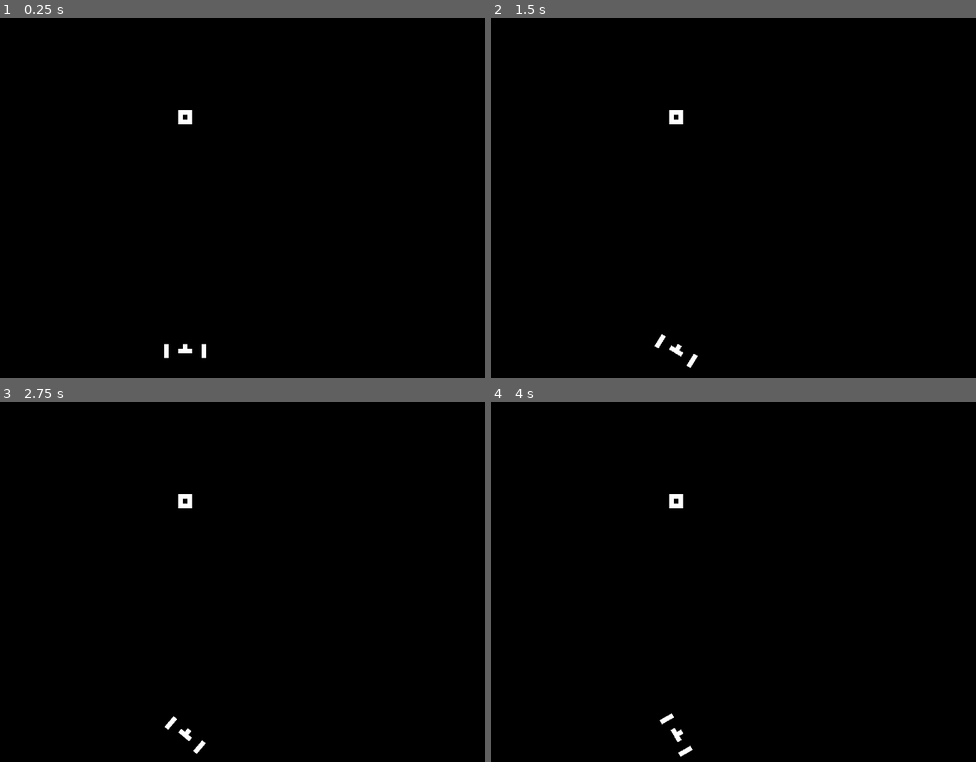
Above: before the commit, frames 1-4 (two rows, left to right).
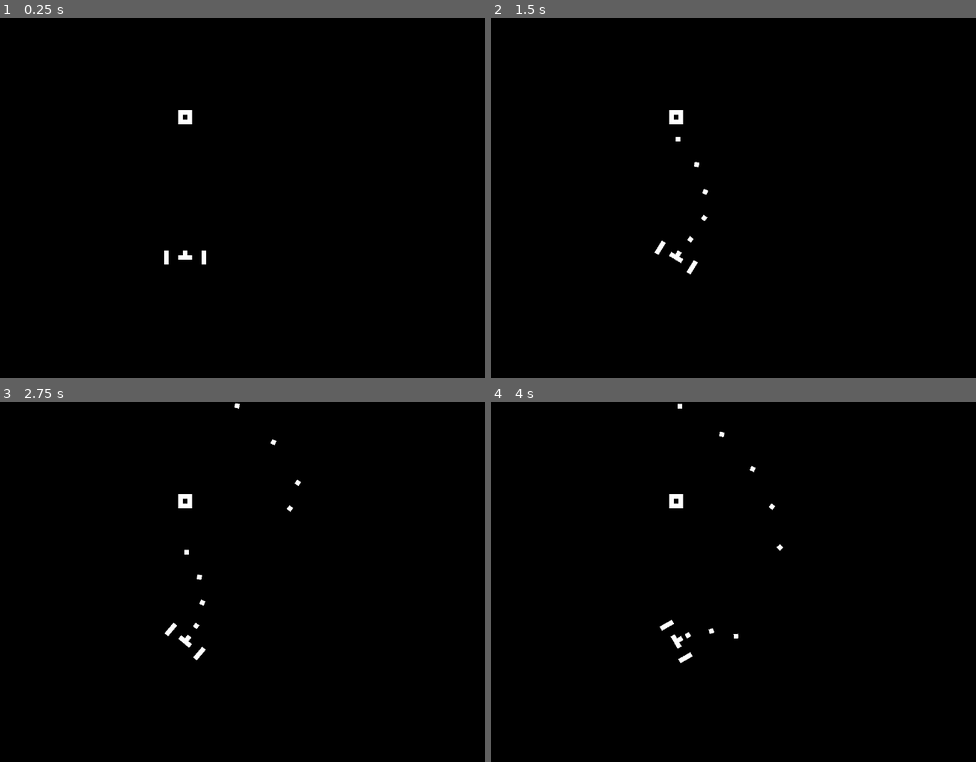
Above: after the commit, the same moments.

Repository: xphere/innerspace-lite-godot-jam-2018
Game: Godot game, scene res://scenes/World.tscn
Two runs of this game, one before a commit and one after it. Both use one fixed random seed, a clock stepped at 60 frames per second and the inputs below.
Inputs:
- Up to frame 1 (0.25 s): no input
- Up to frame 2 (1.5 s): tap Enter at 0.5 s; hold Right (ui_right) 0.53-1.28 s; hold Up (fire, bound only after the commit) 0.53-1.28 s; hold Left (ui_left) from 1.28 s (still down); tap Up (fire, bound only after the commit) at 1.35 s
- Up to frame 3 (2.75 s): release Left (ui_left) at 2.03 s; hold Right (ui_right) from 2.03 s (still down); hold Up (fire, bound only after the commit) from 2.03 s (still down)
- Up to frame 4 (4 s): release Up (fire, bound only after the commit) at 2.78 s; tap Up (fire, bound only after the commit) at 2.85 s; release Right (ui_right) at 3.53 s; hold Left (ui_left) from 3.53 s (still down); hold Up (fire, bound only after the commit) from 3.53 s (still down)

The runs differ from the first frame. In frame 1, 0.3% of the frame differs, in the area x 33-43%, y 64-95%; in frame 2, 0.4%; in frame 3, 0.4%; in frame 4, 0.4%, in the area x 34-61%, y 0-99%.

Commit message:
bullet hell!

Diff:
--- a/project.godot
+++ b/project.godot
@@ -21,6 +21,17 @@
 window/size/resizable=false
 window/dpi/allow_hidpi=true
 
+[input]
+
+rotate_left=[ Object(InputEventKey,"resource_local_to_scene":false,"resource_name":"","device":0,"alt":false,"shift":false,"control":false,"meta":false,"command":false,"pressed":false,"scancode":16777231,"unicode":0,"echo":false,"script":null)
+ ]
+rotate_right=[ Object(InputEventKey,"resource_local_to_scene":false,"resource_name":"","device":0,"alt":false,"shift":false,"control":false,"meta":false,"command":false,"pressed":false,"scancode":16777233,"unicode":0,"echo":false,"script":null)
+ ]
+fire=[ Object(InputEventKey,"resource_local_to_scene":false,"resource_name":"","device":0,"alt":false,"shift":false,"control":false,"meta":false,"command":false,"pressed":false,"scancode":16777232,"unicode":0,"echo":false,"script":null)
+ ]
+switch_weapon=[ Object(InputEventKey,"resource_local_to_scene":false,"resource_name":"","device":0,"alt":false,"shift":false,"control":false,"meta":false,"command":false,"pressed":false,"scancode":16777234,"unicode":0,"echo":false,"script":null)
+ ]
+
 [rendering]
 
 environment/default_clear_color=Color( 0, 0, 0, 1 )
--- /dev/null
+++ b/scenes/Bullet.gd
@@ -0,0 +1,15 @@
+extends Node2D
+
+const SPEED = 25
+
+
+func _physics_process(delta):
+	advance(delta)
+
+
+func advance(delta):
+	position -= Vector2(0, 1).rotated(rotation) * SPEED * delta
+
+
+func _on_VisibilityNotifier_screen_exited():
+	queue_free()
--- a/scenes/Bullet.tscn
+++ b/scenes/Bullet.tscn
@@ -1,6 +1,6 @@
 [gd_scene load_steps=4 format=2]
 
-[ext_resource path="res://scenes/Enemy.gd" type="Script" id=1]
+[ext_resource path="res://scenes/Bullet.gd" type="Script" id=1]
 [ext_resource path="res://images/sprites.png" type="Texture" id=2]
 
 [sub_resource type="RectangleShape2D" id=1]
@@ -32,3 +32,9 @@
 [node name="Collision" type="CollisionShape2D" parent="Bullet" index="0"]
 
 shape = SubResource( 1 )
+
+[node name="VisibilityNotifier" type="VisibilityNotifier2D" parent="." index="2"]
+
+rect = Rect2( -1, -1, 2, 2 )
+
+[connection signal="screen_exited" from="VisibilityNotifier" to="." method="_on_VisibilityNotifier_screen_exited"]
--- a/scenes/Player.gd
+++ b/scenes/Player.gd
@@ -2,5 +2,8 @@
 
 
 func _physics_process(delta):
-	var motion_intent = int(Input.is_action_pressed("ui_right")) - int(Input.is_action_pressed("ui_left"))
+	var motion_intent = int(Input.is_action_pressed("rotate_right")) - int(Input.is_action_pressed("rotate_left"))
 	rotation += motion_intent * delta
+
+	if Input.is_action_pressed("fire"):
+		$Turret.fire()
--- a/scenes/Player.tscn
+++ b/scenes/Player.tscn
@@ -1,8 +1,8 @@
-[gd_scene load_steps=4 format=2]
+[gd_scene load_steps=5 format=2]
 
 [ext_resource path="res://scenes/Player.gd" type="Script" id=1]
 [ext_resource path="res://images/sprites.png" type="Texture" id=2]
-
+[ext_resource path="res://scenes/Turret.gd" type="Script" id=3]
 
 [sub_resource type="RectangleShape2D" id=1]
 
@@ -58,3 +58,16 @@
 [node name="Collision" type="CollisionShape2D" parent="Player" index="0"]
 
 shape = SubResource( 1 )
+
+[node name="Turret" type="Node2D" parent="." index="4"]
+
+position = Vector2( 0, -2 )
+script = ExtResource( 3 )
+_sections_unfolded = [ "Transform" ]
+
+[node name="Timer" type="Timer" parent="Turret" index="0"]
+
+process_mode = 1
+wait_time = 0.2
+one_shot = false
+autostart = true
--- /dev/null
+++ b/scenes/Turret.gd
@@ -0,0 +1,27 @@
+extends Node2D
+
+onready var bullet_scene = preload("res://scenes/Bullet.tscn")
+
+var recharging = false
+
+
+func _ready():
+	$Timer.connect('timeout', self, 'finished_recharging')
+
+
+func fire():
+	if recharging:
+		return
+
+	recharging = true
+	$Timer.start()
+
+	var bullet = bullet_scene.instance()
+	bullet.position = global_position
+	bullet.rotation = global_rotation
+	bullet.set_as_toplevel(true)
+	add_child(bullet)
+
+
+func finished_recharging():
+	recharging = false
--- a/scenes/World.tscn
+++ b/scenes/World.tscn
@@ -7,7 +7,7 @@
 
 [node name="Player" parent="." index="0" instance=ExtResource( 1 )]
 
-position = Vector2( 0, 20 )
+_sections_unfolded = [ "Transform" ]
 
 [node name="Camera" type="Camera2D" parent="." index="1"]
 
Not shown, changed: .gitignore
